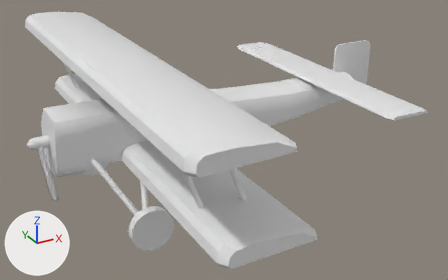
Renders of the FBX model 4P Hitman/Assets/Models/Plane.FBX from each side of a commit.
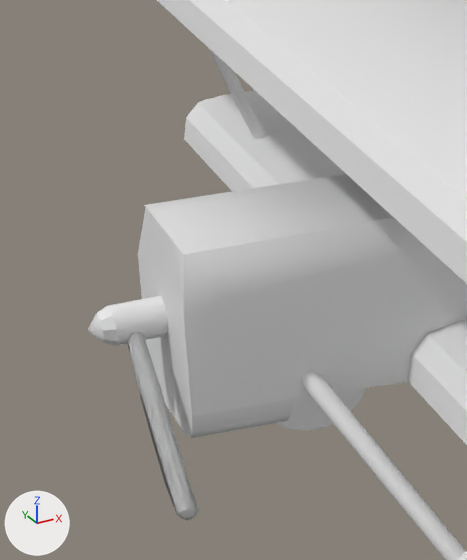
Old and new are each drawn whole from a camera (50 mm lens) standing at (-3.63, -10.88, 4.54) and looking at (-0.53, -5.24, 1.72) and again close up on the part from 0% to 31% of the width and 17% to 76% of the height. The axes (+X, +Y, +Z) are drawn at lower left. The lights are the same throughout. Both versions are drawn at frame 6 of the action 'Take 001'; the numbers are the values there.

The older version as bpy lines, for what is in view:
```python
me_mesh_001 = bpy.data.meshes.new('Mesh.001')
me_mesh_001.from_pydata(...)  # 46 vertices, 45 faces; spans x -4.94..3.92, y -4.23..4.5, z -40.51..-31.84
me_mesh_002 = bpy.data.meshes.new('Mesh.002')
me_mesh_002.from_pydata(...)  # 64 vertices, 63 faces; spans x -2.9..3.1, y -4.7..7.5, z 0.9..32.3
me_mesh_003 = bpy.data.meshes.new('Mesh.003')
me_mesh_003.from_pydata(...)  # 64 vertices, 63 faces; spans x -2.9..3.1, y -4.7..7.5, z 0.9..32.3
ob_cylinder002 = bpy.data.objects.new('Cylinder002', me_mesh_001)
ob_cylinder002.parent = ob_object
ob_cylinder002.location = (-310.6, 1.607, 192.3)
ob_cylinder002.rotation_euler = (0.0, -1.571, 0.0)  # degrees (0, -90, 0)
ob_cylinder002.scale = (1.36, 1.36, 2.78)
ob_propel = bpy.data.objects.new('Propel', me_mesh_002)
ob_propel.parent = ob_object
ob_propel.location = (-208.7, 1.473, 191.6)
ob_propel.rotation_euler = (0.785, 0.0, 0.0)  # degrees (45, 0, 0)
ob_propel.scale = (1.09, 1.0, 1.97)
ob_propel001 = bpy.data.objects.new('Propel001', me_mesh_003)
ob_propel001.parent = ob_object
ob_propel001.location = (-208.7, 1.473, 191.6)
ob_propel001.rotation_euler = (0.785, 0.0, 0.0)  # degrees (45, 0, 0)
ob_propel001.scale = (1.09, 1.0, 1.97)
# also in view: 'Object' at (-0.42, -5.12, 1.99)
```
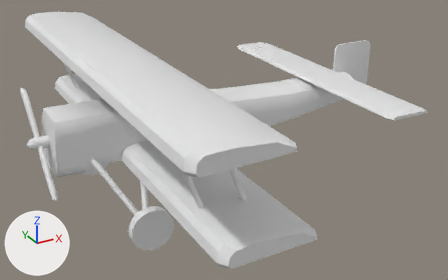
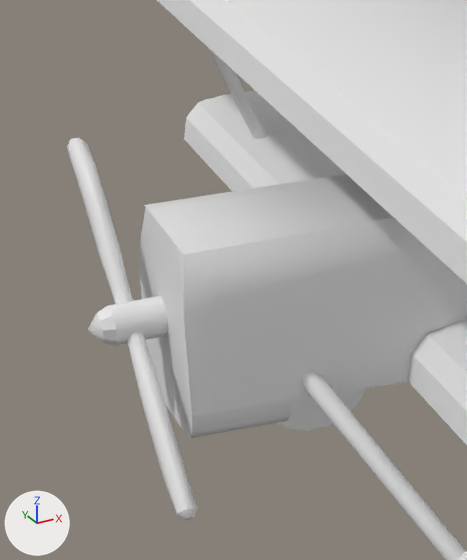
Location of each change, [x1, y1, x2, y2] in pixels of the close-ups (467 x 560 px):
'Propel', turned (not visible before)
    after: [67, 138, 133, 304]

Diff of the bpy script that builds the scene:
```diff
--- a/4P Hitman/Assets/Models/Plane.FBX.py
+++ b/4P Hitman/Assets/Models/Plane.FBX.py
@@ ob_propel @@
 ob_propel.location = (-208.7, 1.473, 191.6)
-ob_propel.rotation_euler = (0.785, 0.0, 0.0)  # degrees (45, 0, 0)
+ob_propel.rotation_euler = (-2.356, 0.0, 0.0)  # degrees (-135, 0, 0)
 ob_propel.scale = (1.09, 1.0, 1.97)
```
